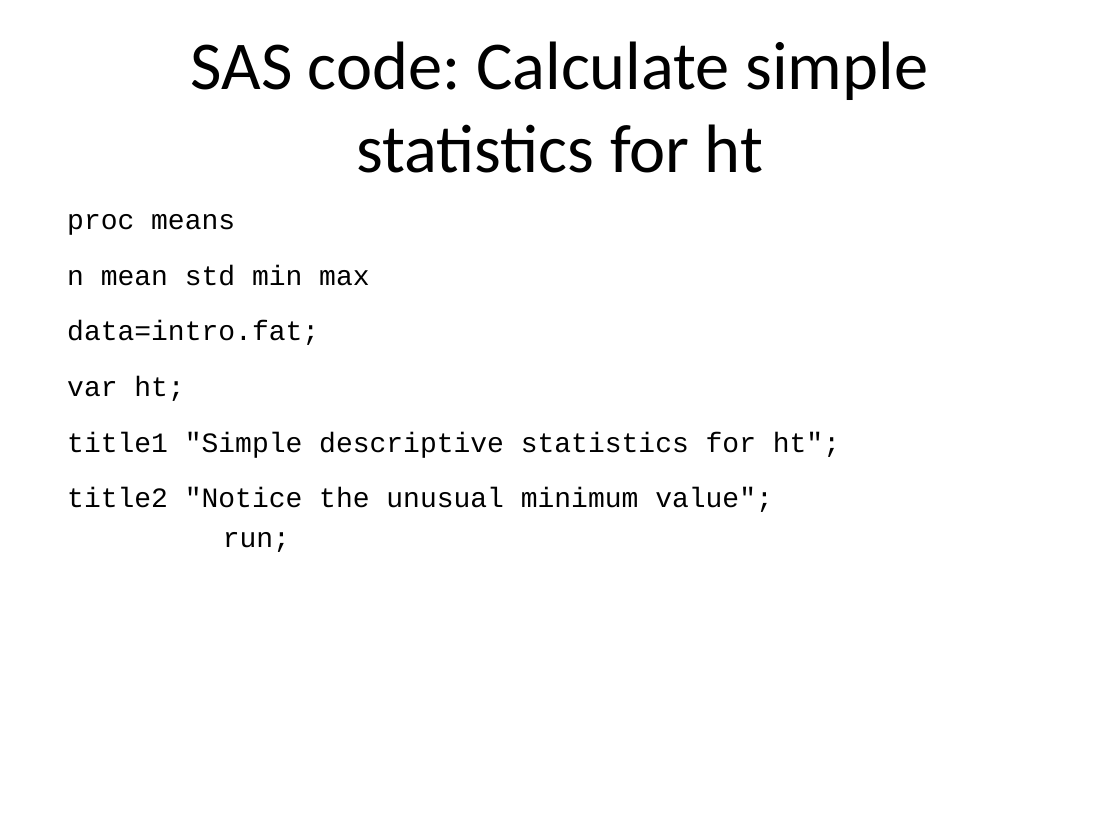
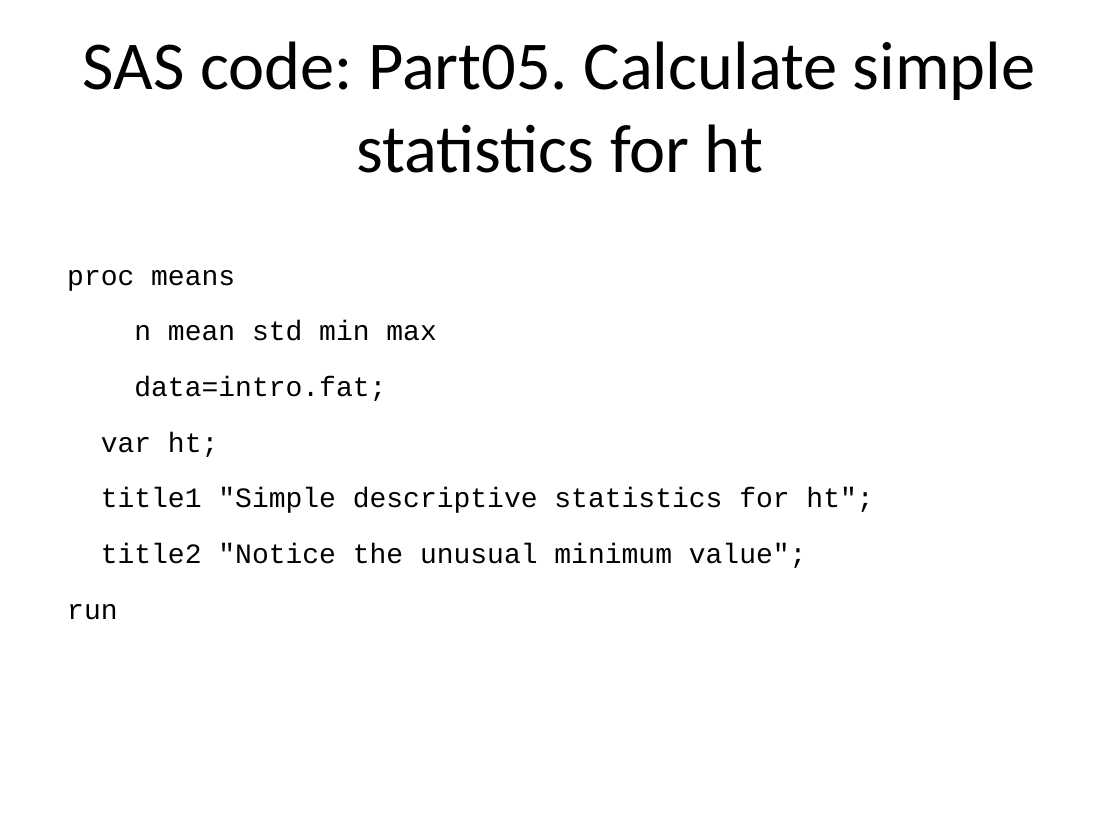
Before and after one commit to pmean/introduction-to-SAS, a slide deck: slide 19 of results/5507-02-simon-slides-and-speaker-notes.pptx. Drawn at 1120x840 pixels with LibreOffice and Linux fonts; fonts in the diff are those of the drawing. Boxes give left, top, right and bottom in pixels: in the first picture for what was removed or moved away, otherwise in the second. Text is boxed around its words. In the diff, an @@ line names an element or a change of style, - is before the commit and + after.

```diff
--- a/results/5507-02-simon-slides-and-speaker-notes.pptx
+++ b/results/5507-02-simon-slides-and-speaker-notes.pptx
@@ title at bbox=[83, 41, 1036, 173]: text changed @@
-SAS code: Calculate simple statistics for ht
+SAS code: Part05. Calculate simple statistics for ht
@@ text at bbox=[67, 270, 873, 620]: text changed @@
-proc means
-n mean std min max
-data=intro.fat;
-var ht;
-title1 "Simple descriptive statistics for ht";
-title2 "Notice the unusual minimum value";
-run;
+proc means
+n mean std min max
+data=intro.fat;
+var ht;
+title1 "Simple descriptive statistics for ht";
+title2 "Notice the unusual minimum value";
+run
```
Also in this commit, not shown: 42 other slides changed, 27 other files.
